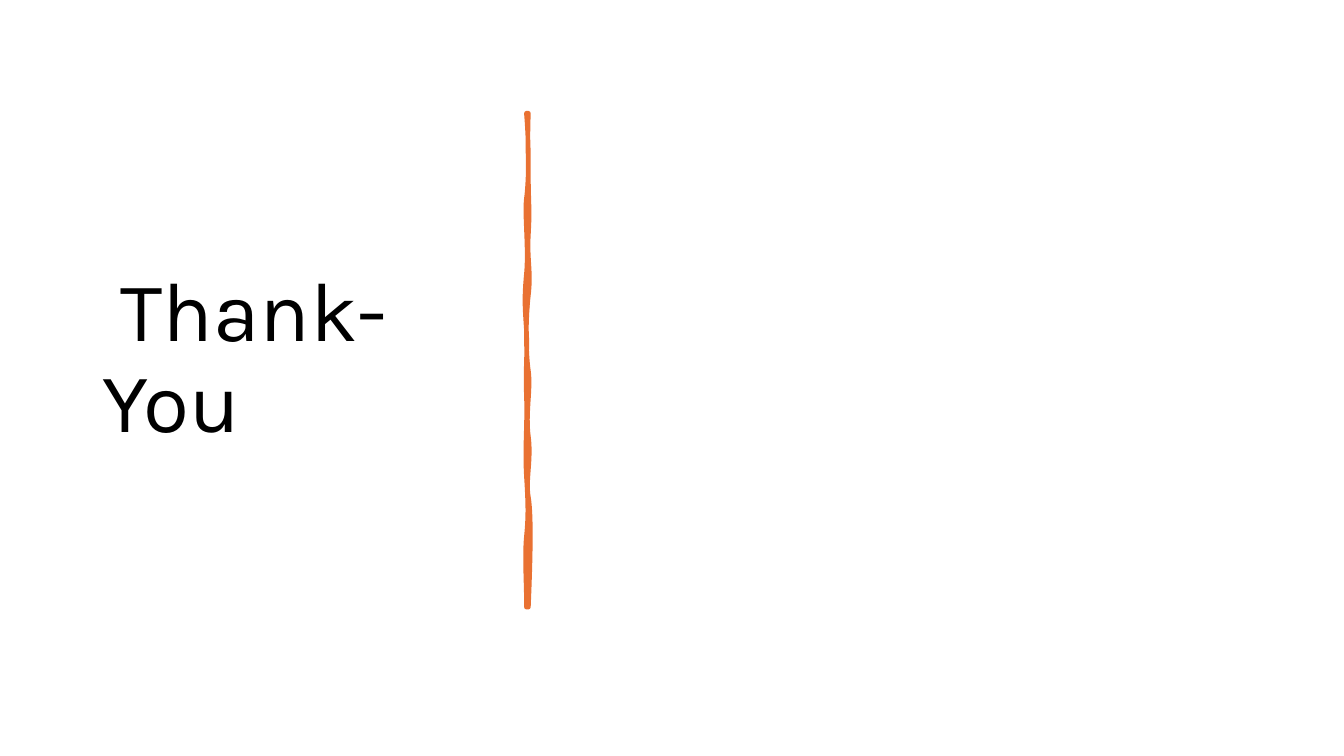
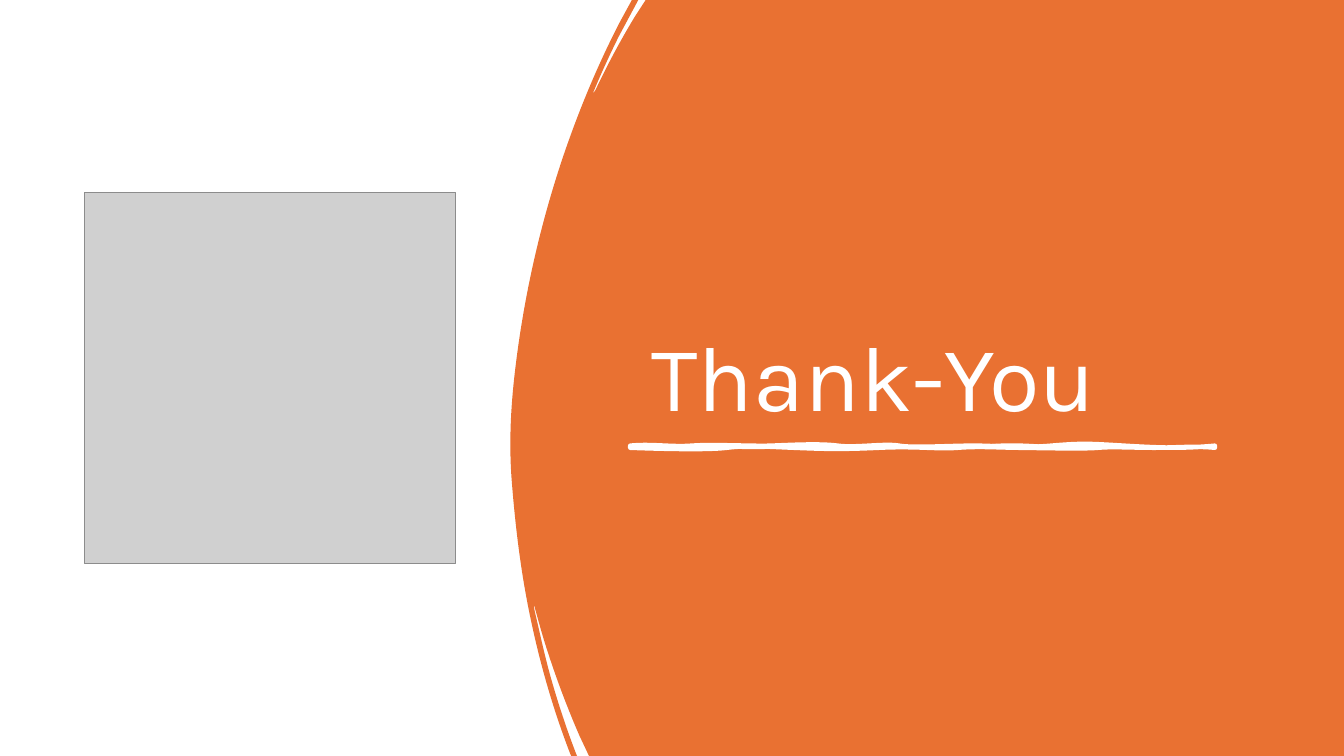
Before and after one commit to EdGonz44/Crime-Chronicles-Inflation-in-the-Golden-State, a slide deck: slide 14 of Communal Resources/Crime_Chronicles_ppt.pptx (slide 13 before the commit). Drawn at 1344x756 pixels with LibreOffice and Linux fonts; fonts in the diff are those of the drawing; grey boxes stand for pictures. Boxes give left, top, right and bottom in pixels: in the first picture for what was removed or moved away, otherwise in the second. Text is boxed around its words. In the diff, an @@ line names an element or a change of style, - is before the commit and + after.

```diff
--- a/Communal Resources/Crime_Chronicles_ppt.pptx
+++ b/Communal Resources/Crime_Chronicles_ppt.pptx
@@ freeform shape added at (x1=510, y1=0, x2=1344, y2=756), fill #E97132 @@
@@ title "Thank-You" moved from (x1=103, y1=283, x2=387, y2=433) to (x1=652, y1=348, x2=1096, y2=412) @@
@@ title "Thank-You" at (x1=652, y1=348, x2=1096, y2=412): size 60 to 66 pt, text colour #000000 to #FFFFFF; vertical alignment middle to bottom @@
@@ freeform shape removed at (x1=526, y1=113, x2=528, y2=607) @@
@@ picture added at (x1=85, y1=193, x2=456, y2=564) @@
@@ freeform shape added at (x1=630, y1=446, x2=1215, y2=448), fill #FFFFFF, outline #FFFFFF 3.25 pt @@
```
Also in this commit, not shown: 2 other slides changed, 4 slides added, 3 slides removed.
